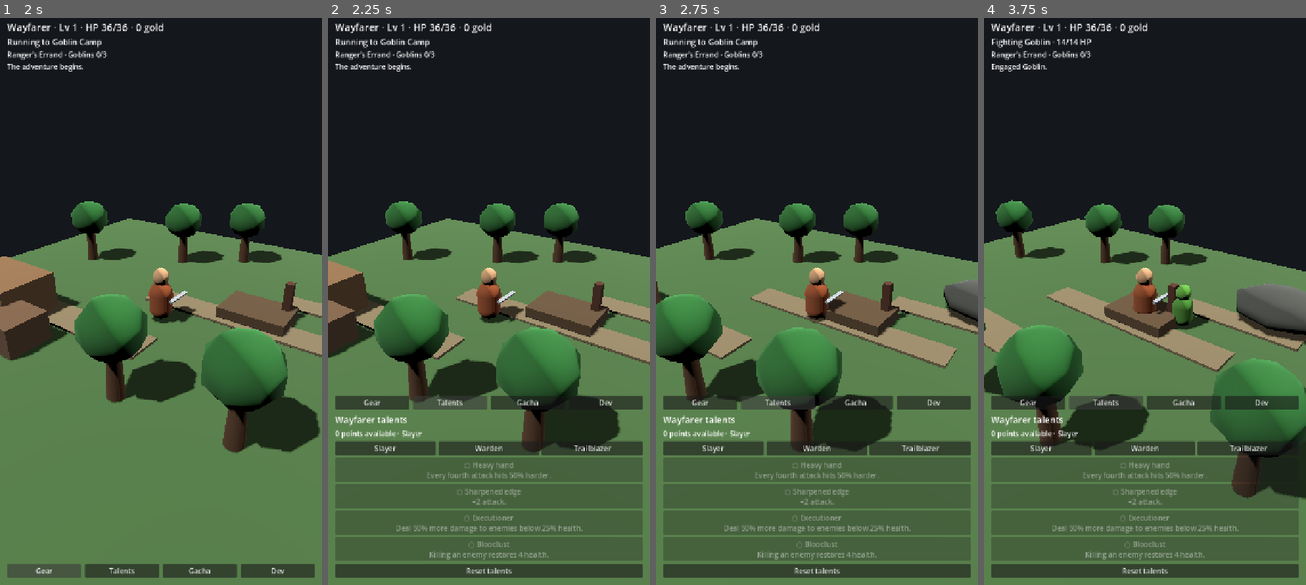
Above: before the commit, frames 1-4 (left to right).
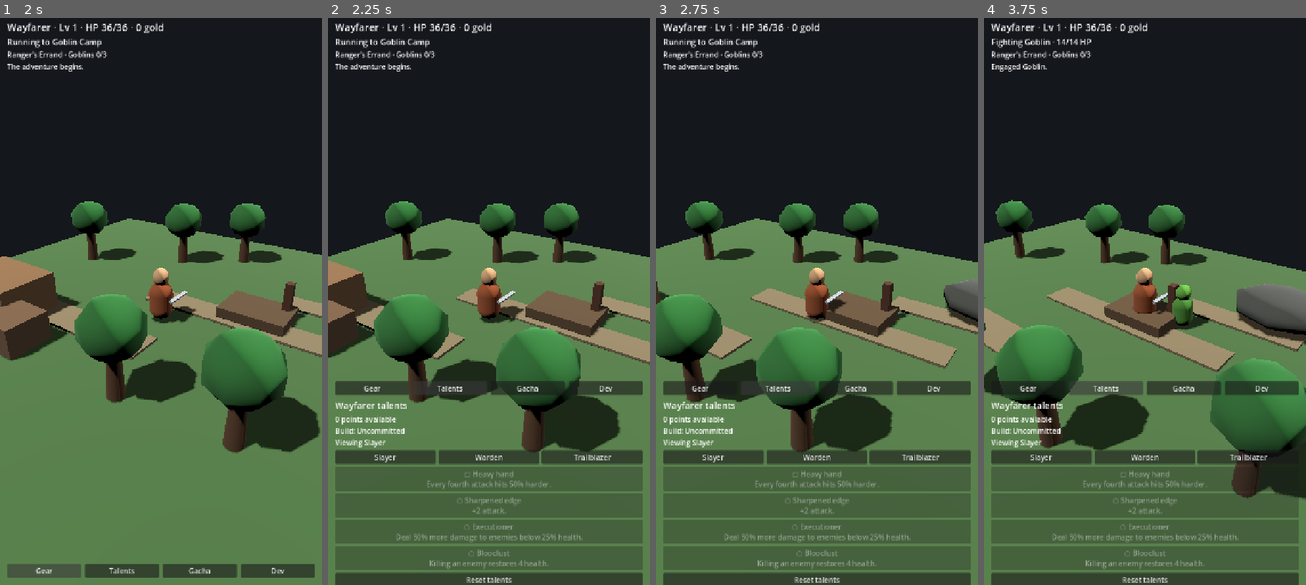
Above: after the commit, the same moments.

Repository: gabebartolo-spec/Idlerpg
Game: Godot game, scene res://main.tscn
The game is run twice, just before and just after one commit, with the same random seed, the same clock (stepped at 60 frames per second) and the same inputs.
Inputs:
- Up to frame 1 (2 s): click "Gear" at 0.5 s; click "Gear" at 1.25 s
- Up to frame 2 (2.25 s): click "Talents" at 2 s
- Up to frame 3 (2.75 s): no input
- Up to frame 4 (3.75 s): click "Gear" at 2.75 s; click "Talents" at 3.5 s

Frame 1 is identical in both runs. In frame 2, 13% of the frame differs, in the area x 2-98%, y 64-100%; in frame 3, 13%; in frame 4, 13%.

Commit message:
Show compact Wayfarer build summary

Diff:
--- a/src/main.gd
+++ b/src/main.gd
@@ -797,9 +797,10 @@
 	if talent_points_label == null or talent_list == null:
 		return
 
-	talent_points_label.text = "%d point%s available · %s" % [
+	talent_points_label.text = "%d point%s available\nBuild: %s\nViewing %s" % [
 		sim.talent_points_available(),
 		"" if sim.talent_points_available() == 1 else "s",
+		sim.build_summary(),
 		TalentCatalogScript.branch_label(selected_talent_branch)
 	]
 
